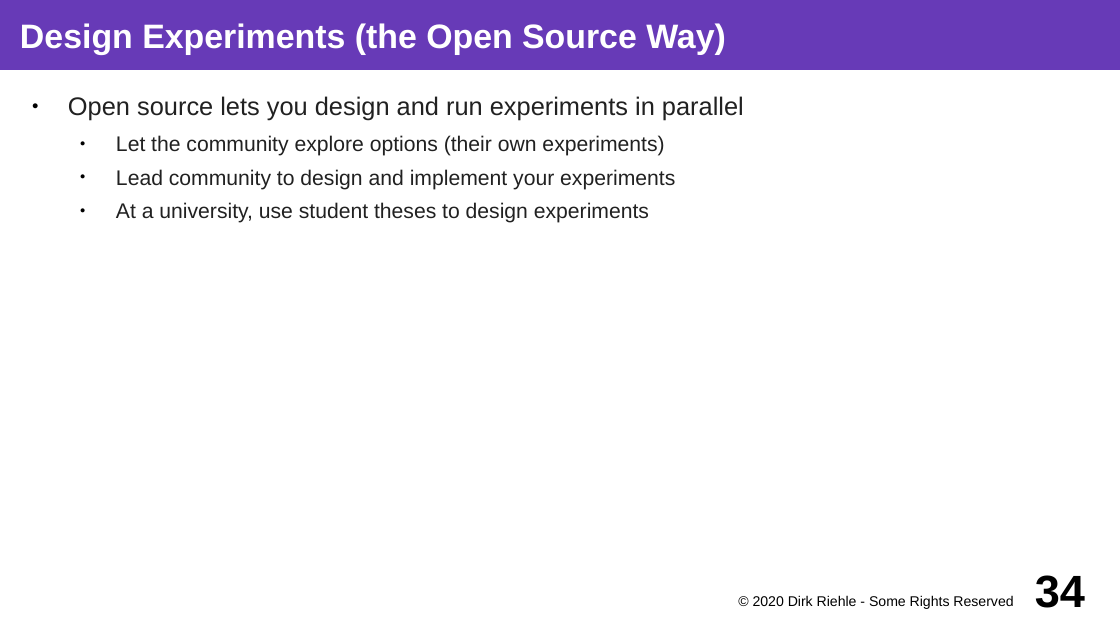
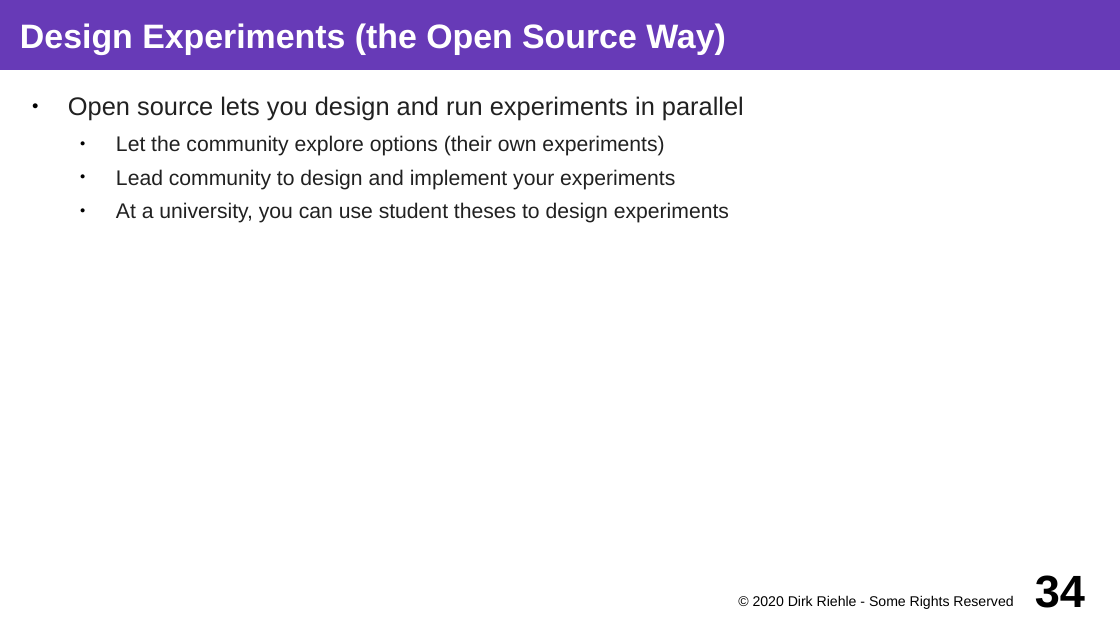
Before and after one commit to dirkriehle/coss-course, a slide deck: slide 34 of Lecture slides/COSS D01 - Software Startups.odp. Drawn at 1120x630 pixels with LibreOffice and Linux fonts; fonts in the diff are those of the drawing. Boxes give left, top, right and bottom in pixels: in the first picture for what was removed or moved away, otherwise in the second. Text is boxed around its words. In the diff, an @@ line names an element or a change of style, - is before the commit and + after.

```diff
--- a/Lecture slides/COSS D01 - Software Startups.odp
+++ b/Lecture slides/COSS D01 - Software Startups.odp
@@ text at (x1=116, y1=202, x2=729, y2=223): text changed @@
-  ● At a university, use student theses to design experiments
+  ● At a university, you can use student theses to design experiments
```
Also in this commit, not shown: 5 other slides changed, 5 other files.
